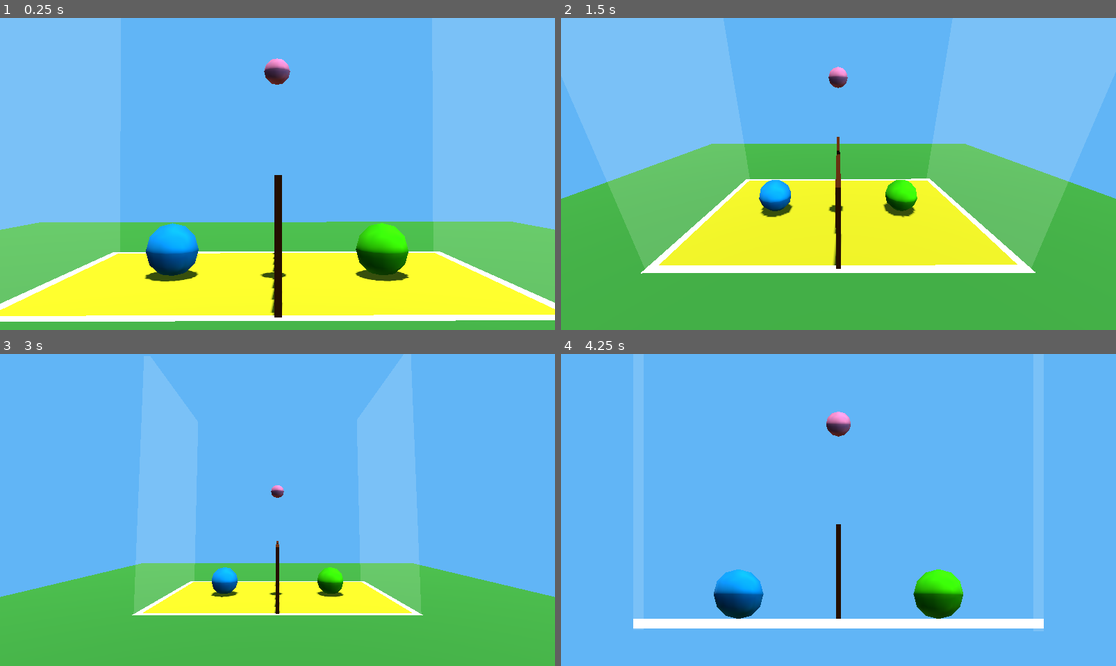
Above: before the commit, frames 1-4 (two rows, left to right).
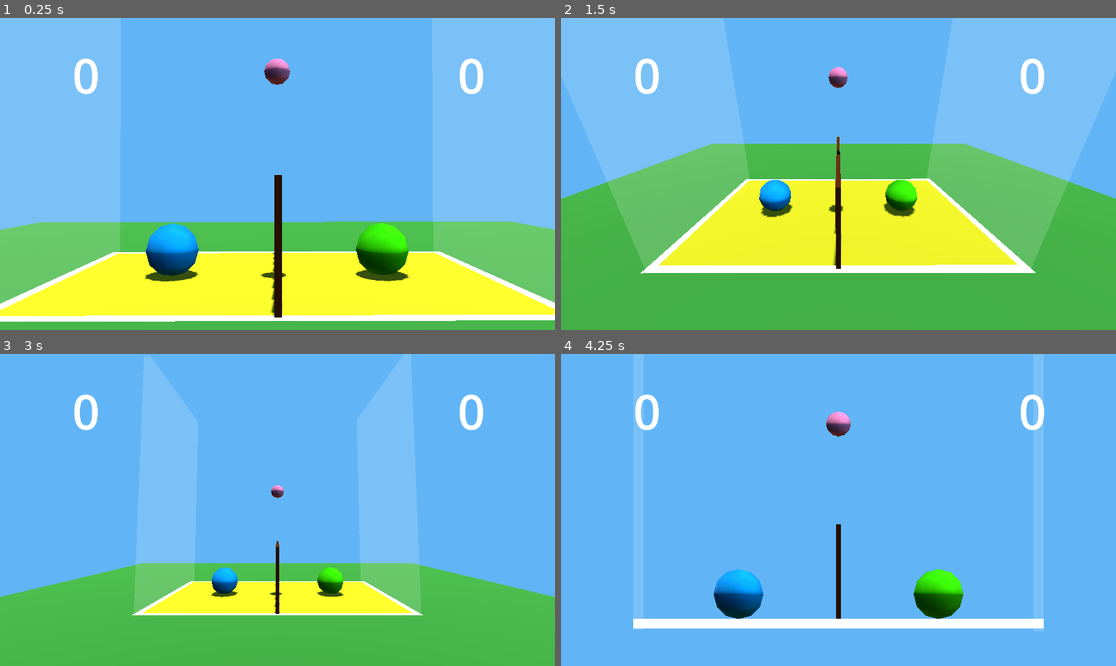
Above: after the commit, the same moments.

Repository: JakubBraz/rust_volleyball
Game: Godot game, scene res://main_scene.tscn
Same seed, same stepped clock (60 frames per second), same inputs: the game is played once before the commit and once after it.
Inputs:
- Up to frame 1 (0.25 s): no input
- Up to frame 2 (1.5 s): tap Enter at 0.5 s; hold Right (ui_right) 0.53-1.28 s; tap 1 (my_key_1) at 0.6 s; tap Space at 1.25 s; hold Left (ui_left) from 1.28 s (still down); tap 2 (my_key_2) at 1.35 s
- Up to frame 3 (3 s): tap Enter at 2 s; release Left (ui_left) at 2.03 s; hold Right (ui_right) 2.03-2.78 s; tap 3 (my_key_3) at 2.1 s; tap Space at 2.75 s; hold Up (ui_up) from 2.78 s (still down); tap 4 (my_key_4) at 2.85 s
- Up to frame 4 (4.25 s): tap Enter at 3.5 s; release Up (ui_up) at 3.53 s; hold Left (ui_left) from 3.53 s (still down); tap 1 (my_key_1) at 3.6 s

The runs differ from the first frame. In frame 1, 0.5% of the frame differs, in the area x 13-88%, y 12-25%; in frame 2, 0.5%; in frame 3, 0.5%; in frame 4, 0.5%.

Commit message:
points

Diff:
--- a/game/volleyball/main_scene.gd
+++ b/game/volleyball/main_scene.gd
@@ -21,6 +21,7 @@
 
 	players_fixed_axis = $player1.position[0]
 	ball_fixed_axis = $ball.position[0]
+	$game_over.visible = false
 
 
 func _process(delta: float) -> void:
@@ -57,10 +58,22 @@
 			var p1_y = packet.decode_float(20)
 			var p2_x = packet.decode_float(24)
 			var p2_y = packet.decode_float(28)
-			#print("%f %f %f" % [ball_r, ball_x, ball_y])
+			var score1 = packet.decode_u32(32)
+			var score2 = packet.decode_u32(36)
+			var game_over = true if packet[40] == 1 else false
+			#print(score1, " ", score2, " ", game_over)
+			$score1.text = str(score1)
+			$score2.text = str(score2)
 			$ball.position = Vector3(ball_fixed_axis, ball_y, ball_x)
 			$player1.position = Vector3(players_fixed_axis, p1_y, p1_x)
 			$player2.position = Vector3(players_fixed_axis, p2_y, p2_x)
+
+			if score1 >= 10:
+				$game_over.text = "Green won!"
+				$game_over.visible = true
+			if score2 >= 10:
+				$game_over.text = "Blue won!"
+				$game_over.visible = true
 
 	#[11, 13] => Ok(MsgIn::GameRequest),
 	#[17, 23] => Ok(MsgIn::Input(player_id, board_id, Key::Left(true))),
--- a/game/volleyball/main_scene.tscn
+++ b/game/volleyball/main_scene.tscn
@@ -133,3 +133,30 @@
 transform = Transform3D(1, 0, 0, 0, 1, 0, 0, 0, 1, 0, 0.011, 8)
 material_override = SubResource("StandardMaterial3D_66tet")
 size = Vector3(5.2, 0.2, 0.2)
+
+[node name="score1" type="Label" parent="."]
+offset_left = 950.0
+offset_top = 50.0
+offset_right = 1007.0
+offset_bottom = 187.0
+theme_override_font_sizes/font_size = 100
+text = "0"
+horizontal_alignment = 1
+
+[node name="score2" type="Label" parent="."]
+offset_left = 150.0
+offset_top = 50.0
+offset_right = 207.0
+offset_bottom = 187.0
+theme_override_font_sizes/font_size = 100
+text = "0"
+horizontal_alignment = 1
+
+[node name="game_over" type="Label" parent="."]
+offset_left = 261.0
+offset_top = 200.0
+offset_right = 906.0
+offset_bottom = 337.0
+theme_override_font_sizes/font_size = 100
+text = "Green won!"
+horizontal_alignment = 1
Not shown, changed: rust_volleyball/src/server_logic.rs
Not shown, changed: rust_volleyball/src/udp_server.rs
